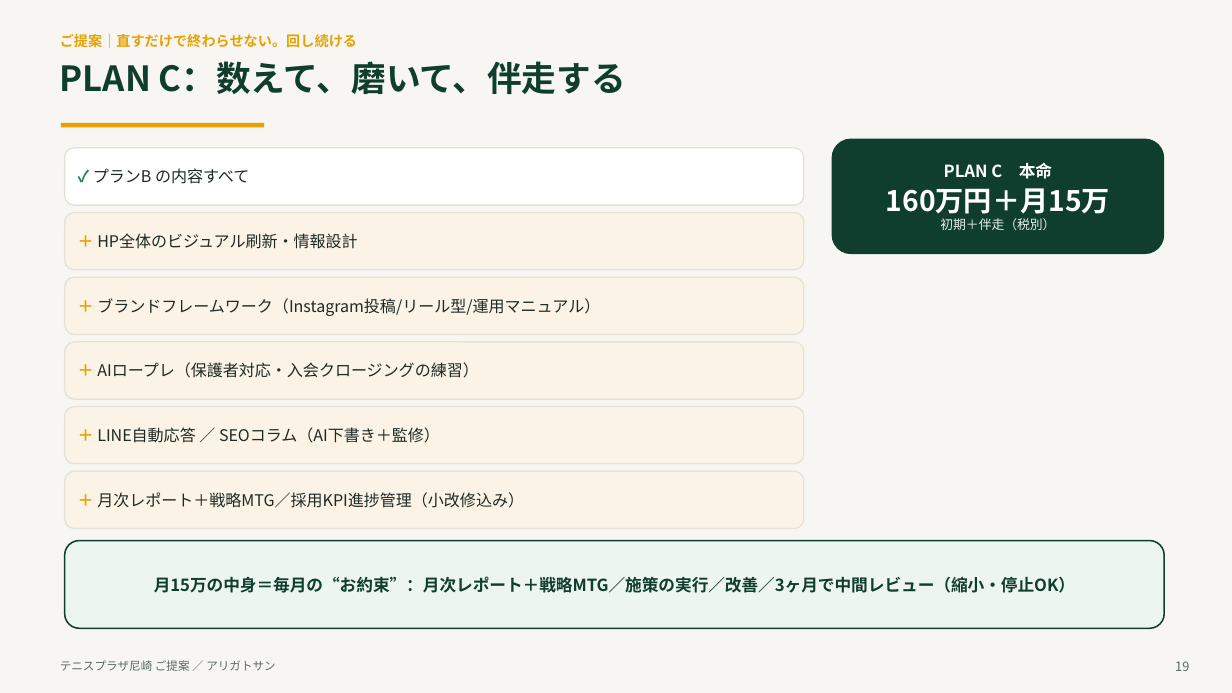
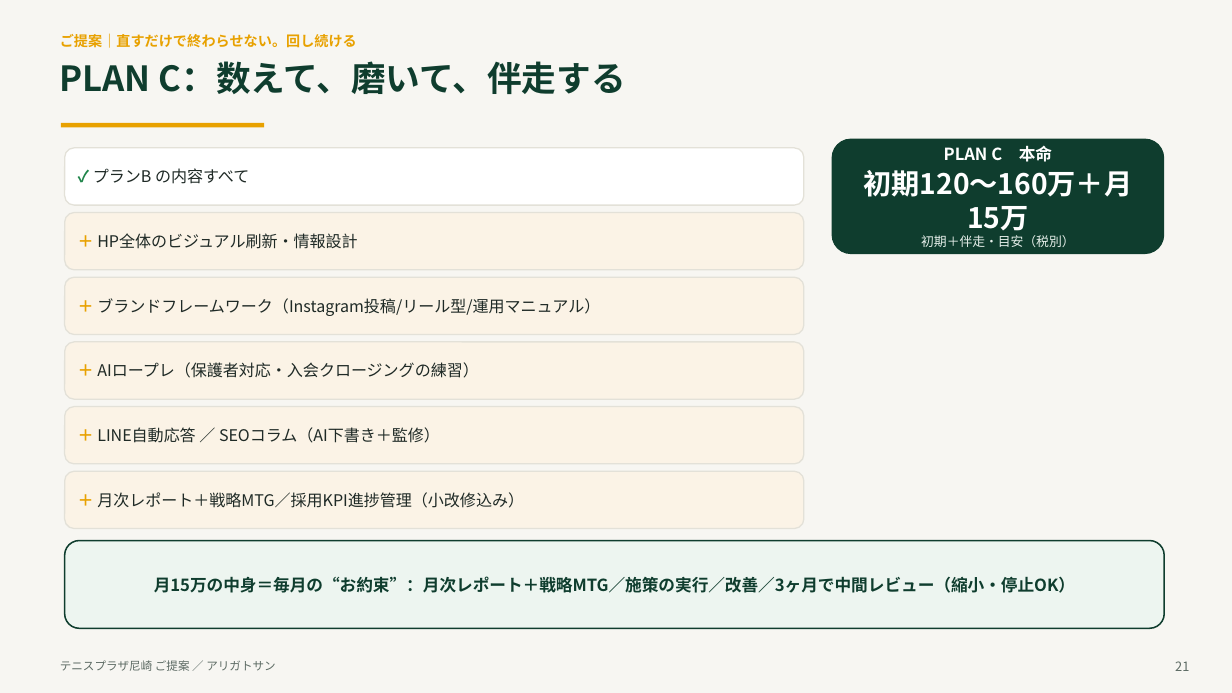
Before and after one commit to arigatosun/tennis-plaza-amagasaki, a slide deck: slide 22 of docs/00_提案・戦略/tennis_plaza_proposal_deck.pptx (slide 20 before the commit). Drawn at 1232x693 pixels with LibreOffice and Linux fonts; fonts in the diff are those of the drawing. Boxes give left, top, right and bottom in pixels: in the first picture for what was removed or moved away, otherwise in the second. Text is boxed around its words. In the diff, an @@ line names an element or a change of style, - is before the commit and + after.

```diff
--- a/docs/00_提案・戦略/tennis_plaza_proposal_deck.pptx
+++ b/docs/00_提案・戦略/tennis_plaza_proposal_deck.pptx
@@ text in rounded rectangle at bbox=[863, 170, 1132, 247]: text changed @@
-160万円＋月15万
-初期＋伴走（税別）
+初期120〜160万＋月15万
+初期＋伴走・目安（税別）
@@ text at bbox=[1175, 661, 1189, 671]: text changed @@
-19
+21
```
Also in this commit, not shown: 17 other slides changed, 2 slides added, 1 other file.
